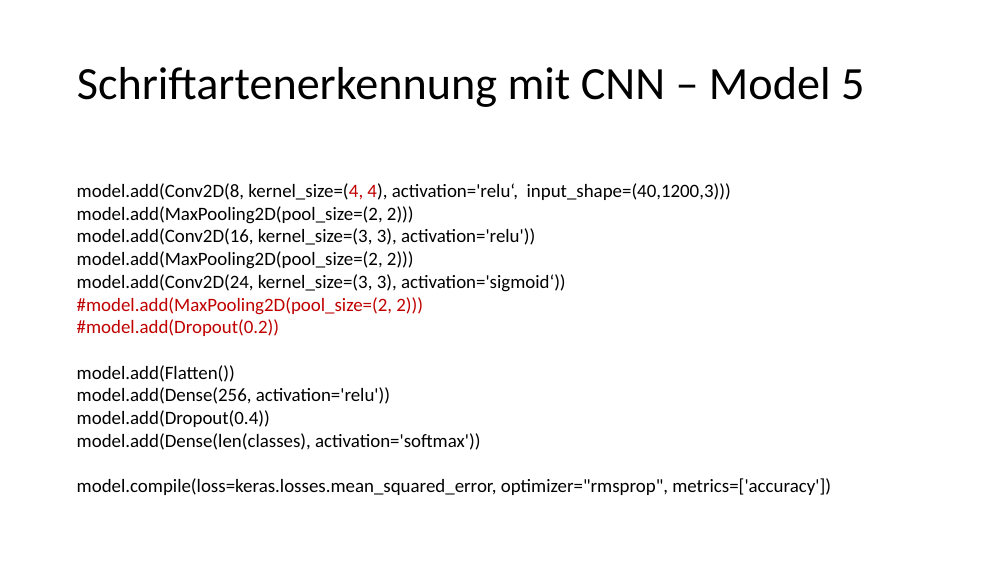
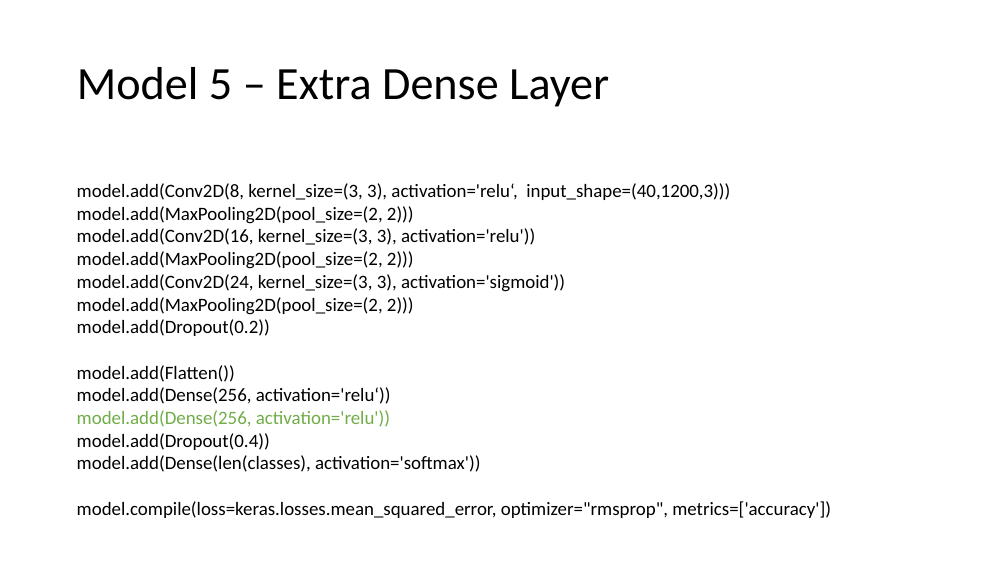
Before and after one commit to alex-ta/Fontinator, a slide deck: slide 9 of NeuronalNet/Alex/Schriftartenerkennung mit CNN.pptx. Drawn at 1008x567 pixels with LibreOffice and Linux fonts; fonts in the diff are those of the drawing. Boxes give left, top, right and bottom in pixels: in the first picture for what was removed or moved away, otherwise in the second. Text is boxed around its words. In the diff, an @@ line names an element or a change of style, - is before the commit and + after.

```diff
--- a/NeuronalNet/Alex/Schriftartenerkennung mit CNN.pptx
+++ b/NeuronalNet/Alex/Schriftartenerkennung mit CNN.pptx
@@ title at [77,67,609,107]: text changed @@
-Schriftartenerkennung mit CNN – Model 5
+Model 5 – Extra Dense Layer
@@ text at [77,183,730,200]: text changed @@
-model.add(Conv2D(8, kernel_size=(4, 4), activation='relu‘, input_shape=(40,1200,3)))
+model.add(Conv2D(8, kernel_size=(3, 3), activation='relu‘, input_shape=(40,1200,3)))
@@ text at [77,274,565,336]: text changed; text colour #C00000 to #000000 @@
-model.add(Conv2D(24, kernel_size=(3, 3), activation='sigmoid‘))
-#model.add(MaxPooling2D(pool_size=(2, 2)))
-#model.add(Dropout(0.2))
+model.add(Conv2D(24, kernel_size=(3, 3), activation='sigmoid'))
+model.add(MaxPooling2D(pool_size=(2, 2)))
+model.add(Dropout(0.2))
@@ text at [77,410,390,427]: text colour #000000 to #70AD47 in "model.add(Dense(256, activation='relu'))" @@
```
Also in this commit, not shown: 10 other slides changed, 6 slides removed, 21 other files.
